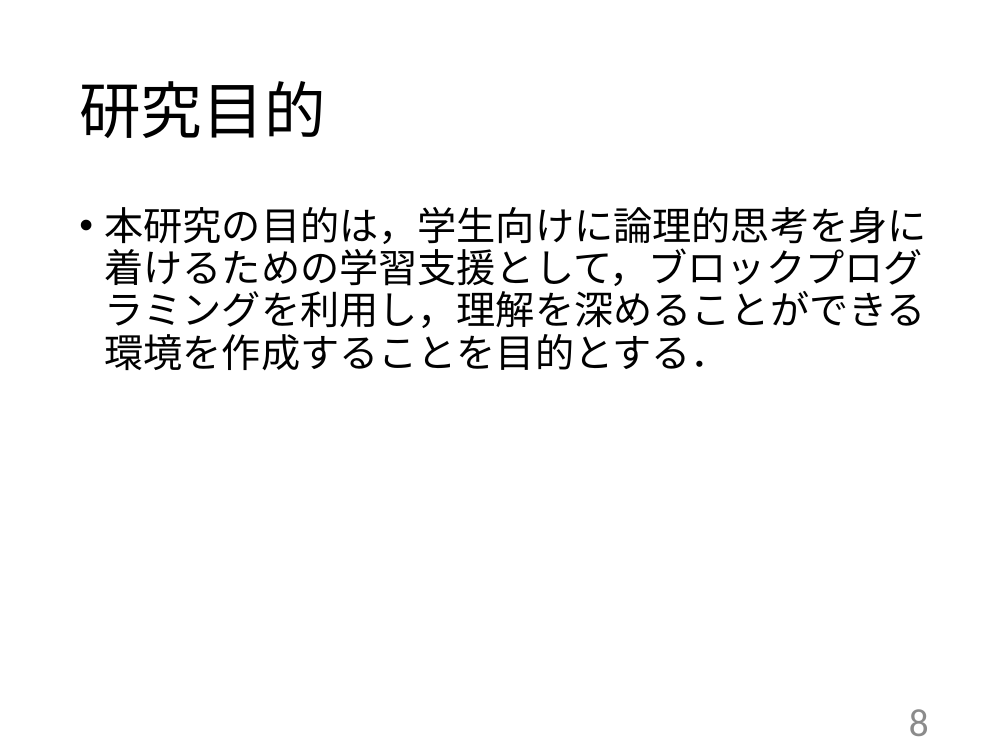
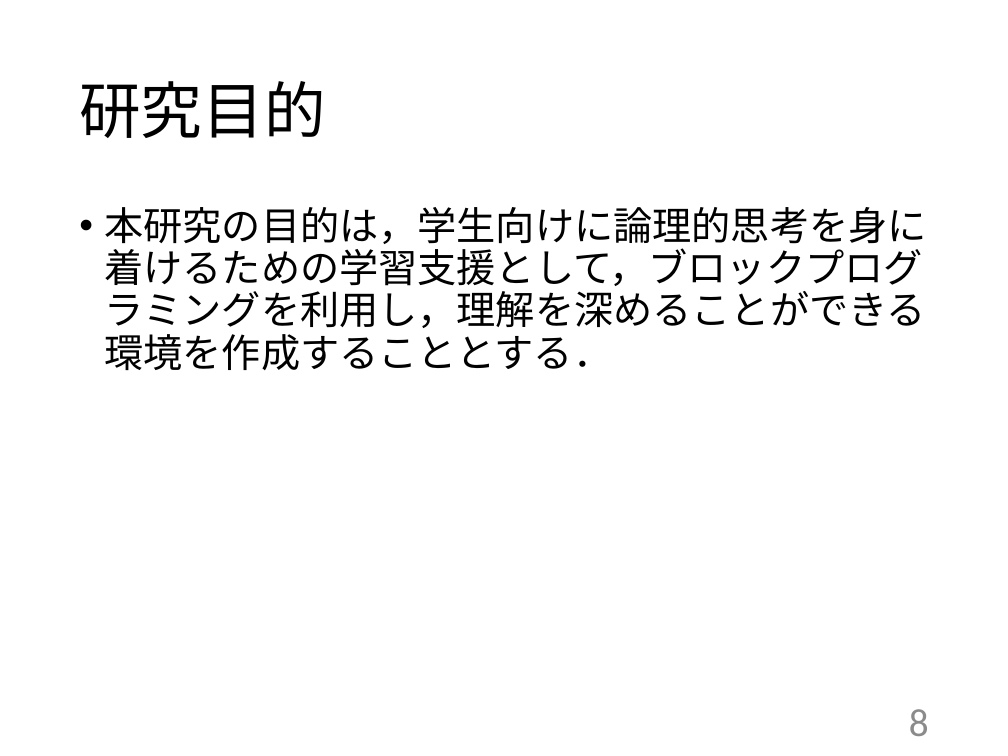
Before and after one commit to kait-takanolab/1821121-shimaoka-thesis, a slide deck: slide 8 of 1821121_shimaoka_tyuukan.pptx. Drawn at 1008x756 pixels with LibreOffice and Linux fonts; fonts in the diff are those of the drawing. Boxes give left, top, right and bottom in pixels: in the first picture for what was removed or moved away, otherwise in the second. Text is boxed around its words. In the diff, an @@ line names an element or a change of style, - is before the commit and + after.

```diff
--- a/1821121_shimaoka_tyuukan.pptx
+++ b/1821121_shimaoka_tyuukan.pptx
@@ text at [105, 207, 927, 370]: text changed @@
-• 本研究の目的は，学生向けに論理的思考を身に着けるための学習支援として，ブロックプログラミングを利用し，理解を深めることができる環境を作成することを目的とする．
+• 本研究の目的は，学生向けに論理的思考を身に着けるための学習支援として，ブロックプログラミングを利用し，理解を深めることができる環境を作成することとする．
```
Also in this commit, not shown: 7 other slides changed.
